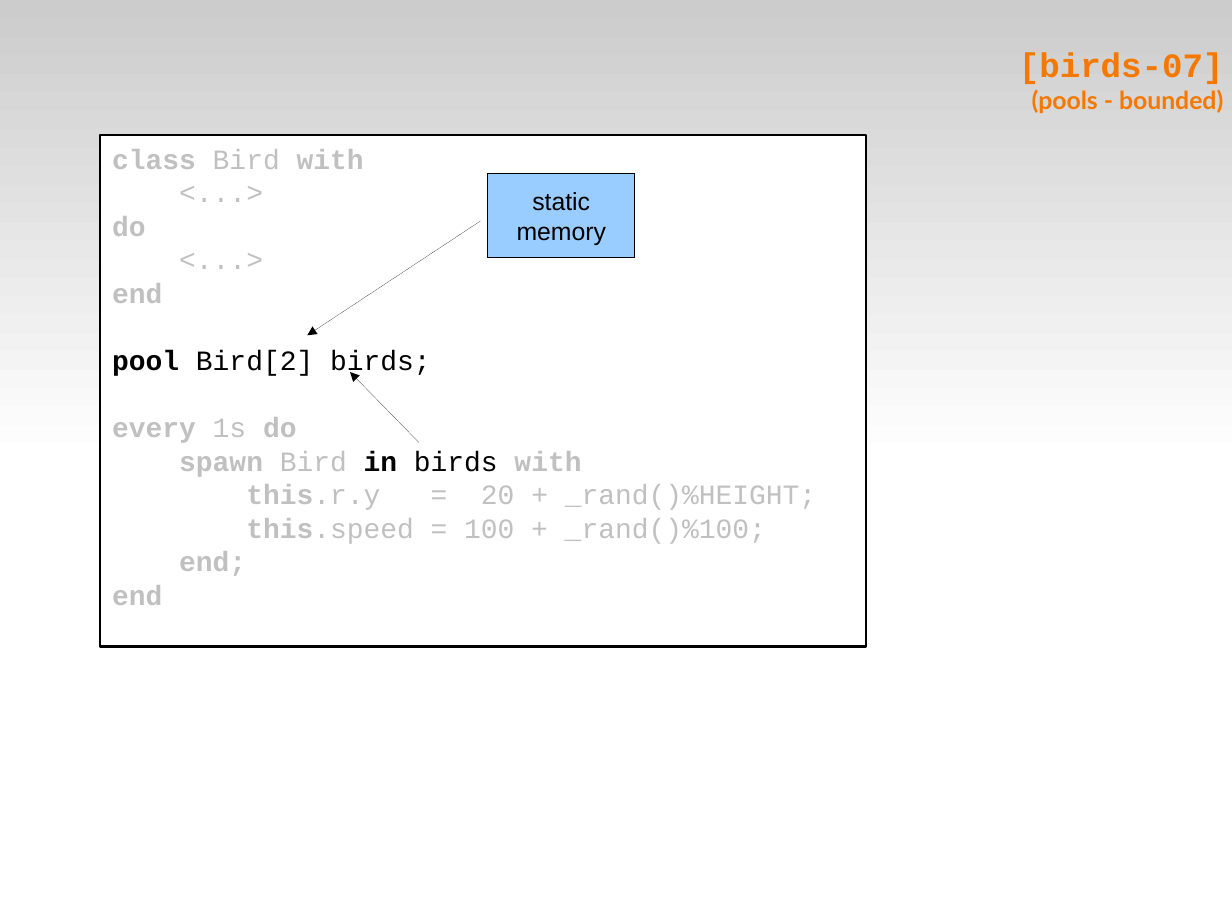
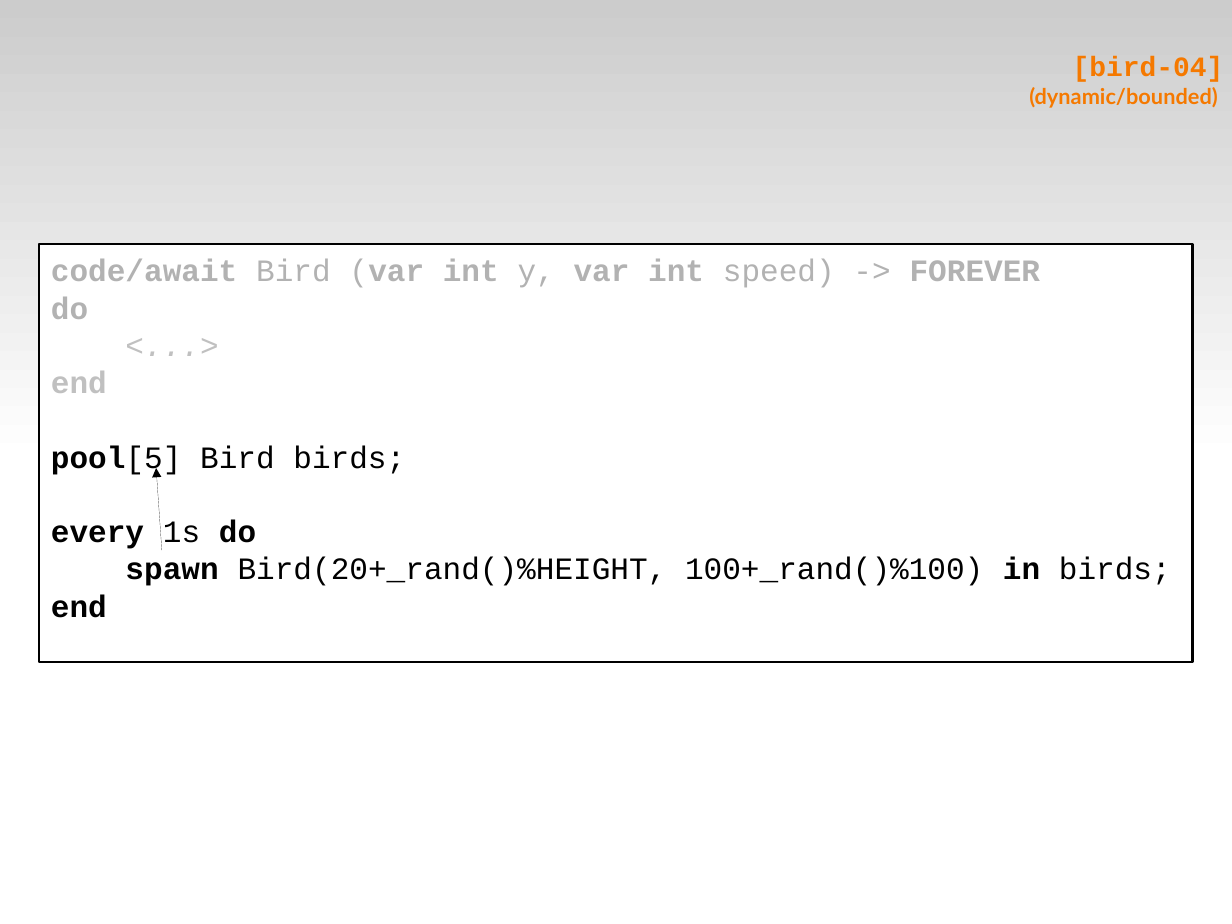
Before and after one commit to fsantanna-uerj/reativos, a slide deck: slide 18 of slides/07_ceu.odp (slide 14 before the commit). Drawn at 1232x924 pixels with LibreOffice and Linux fonts; fonts in the diff are those of the drawing. Boxes give left, top, right and bottom in pixels: in the first picture for what was removed or moved away, otherwise in the second. Text is boxed around its words. In the diff, an @@ line names an element or a change of style, - is before the commit and + after.

```diff
--- a/slides/07_ceu.odp
+++ b/slides/07_ceu.odp
@@ title at (1029,57,1224,108): text changed; size 16 to 14 pt @@
-[birds-07]
-(pools - bounded)
+[bird-04]
+(dynamic/bounded)
@@ rectangle removed at (487,174,635,258) @@
-static
-memory
@@ arrow removed from (481, 221) to (307, 335) @@
@@ rectangle "code/await Bird (var int y, ...": place and size @@
-rectangle "code/await Bird (var int y, ..." at (101,135,866,647)
+rectangle "code/await Bird (var int y, ..." at (39,244,1193,662)
@@ text in rectangle at (51,259,1040,287): text changed; size 18 to 20 pt; text colour #C0C0C0 to #B2B2B2 @@
-class Bird with
-<...>
+code/await Bird (var int y, var int speed) -> FOREVER
@@ text in rectangle at (51,297,256,618): size 18 to 20 pt in "do", "<...>", "end", "every 1s do" and 1 more places; text colour #C0C0C0 to #B2B2B2 in "do"; italic on in "<...>"; text colour #C0C0C0 to #000000 in "every 1s do", "end" @@
@@ arrow removed from (419, 443) to (350, 372) @@
@@ text in rectangle at (51,445,405,476): text changed; size 18 to 20 pt @@
-pool Bird[2] birds;
+pool[5] Bird birds;
@@ arrow added from (162, 550) to (157, 468), #000000 0 pt @@
@@ text in rectangle at (125,557,1171,586): text changed; size 18 to 20 pt; text colour #C0C0C0 to #000000 @@
-spawn Bird in birds with
-this.r.y = 20 + _rand()%HEIGHT;
-this.speed = 100 + _rand()%100;
-end;
+spawn Bird(20+_rand()%HEIGHT, 100+_rand()%100) in birds;
```
Also in this commit, not shown: 2 other slides changed, 32 slides added, 22 slides removed, 12 other files.
